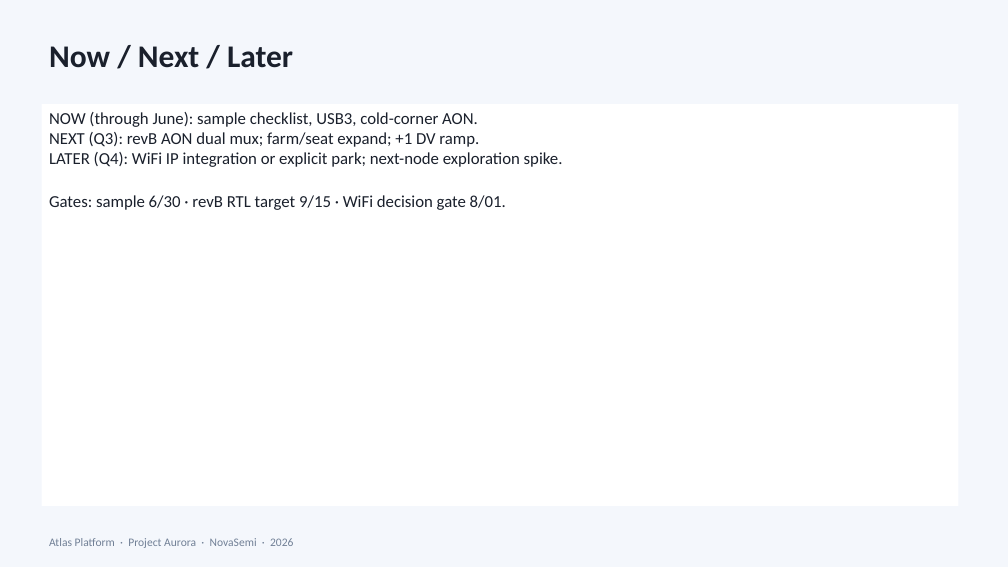
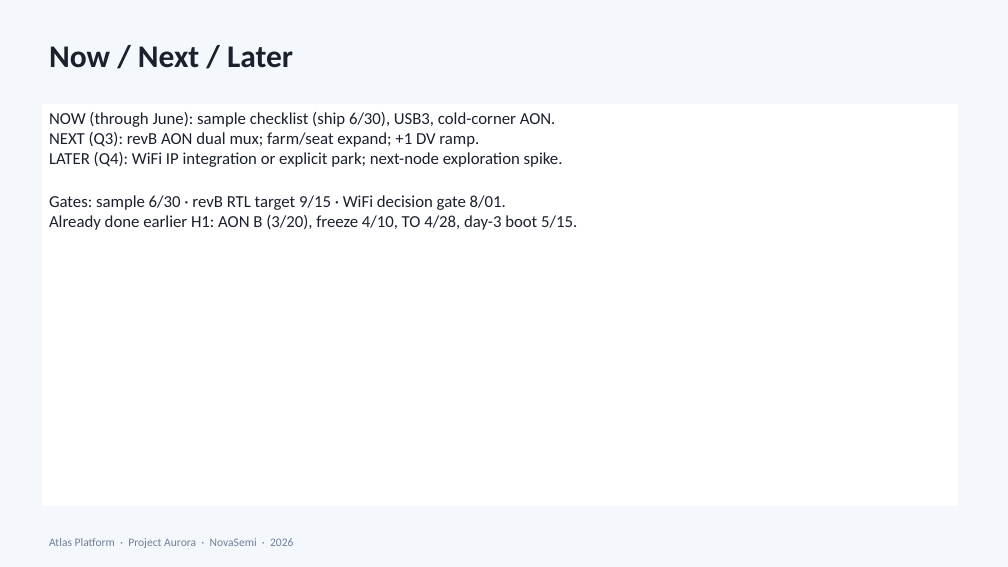
Before and after one commit to peter0749/MindsetMD, a slide deck: slide 3 of skills/presentations/assets/pptx/examples/07-roadmap.pptx. Drawn at 1008x567 pixels with LibreOffice and Linux fonts; fonts in the diff are those of the drawing. Boxes give left, top, right and bottom in pixels: in the first picture for what was removed or moved away, otherwise in the second. Text is boxed around its words. In the diff, an @@ line names an element or a change of style, - is before the commit and + after.

Commit message:
Fix Aurora example timeline coherence across decks 01-09
Resequence freeze (4/10) before silicon (5/12) and farm-ROI lagging
KPIs before ask-by (5/30). Add AURORA_TIMELINE anchors and regression
tests that fail on freeze-held-after-ask and 01/02 chronology bugs.

```diff
--- a/skills/presentations/assets/pptx/examples/07-roadmap.pptx
+++ b/skills/presentations/assets/pptx/examples/07-roadmap.pptx
@@ text in rectangle at bbox=[49, 112, 556, 127]: text changed @@
-NOW (through June): sample checklist, USB3, cold-corner AON.
+NOW (through June): sample checklist (ship 6/30), USB3, cold-corner AON.
@@ text in rectangle at bbox=[49, 215, 577, 230]: paragraph added @@
+Already done earlier H1: AON B (3/20), freeze 4/10, TO 4/28, day-3 boot 5/15.
```
Also in this commit, not shown: 20 other files.
